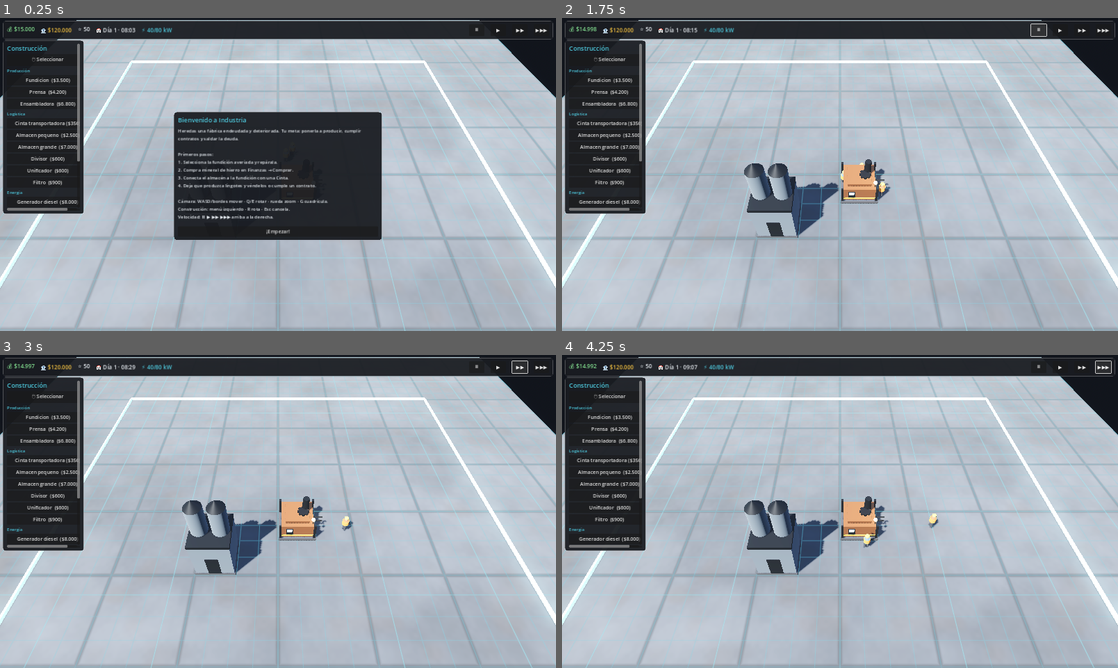
Above: before the commit, frames 1-4 (two rows, left to right).
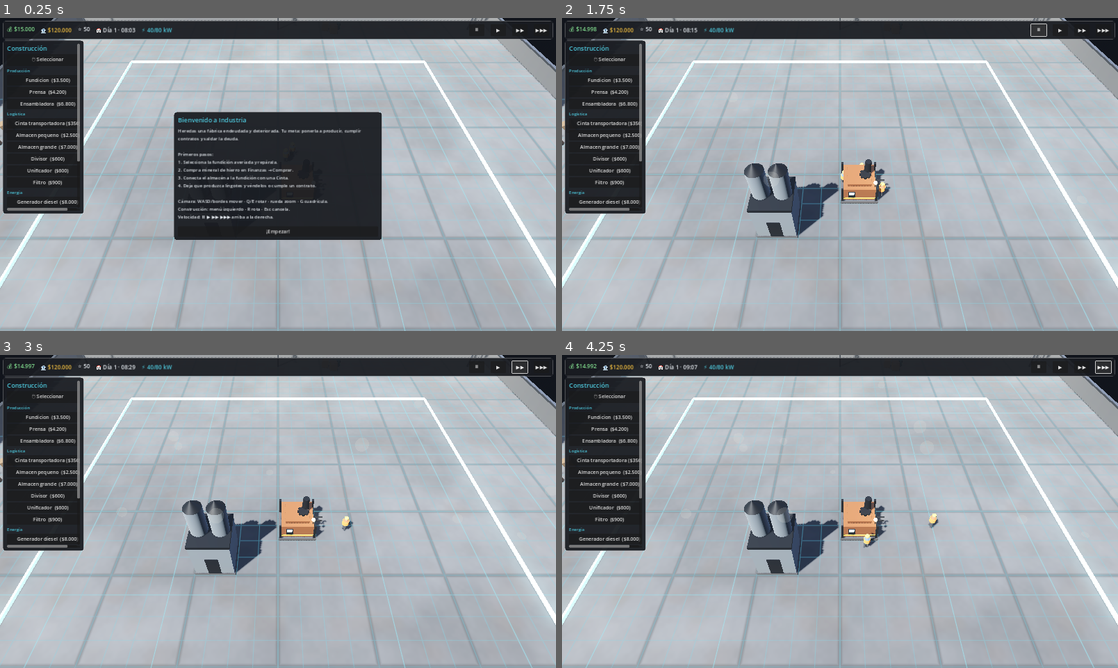
Above: after the commit, the same moments.

Repository: luckyvalentinaguirre-bot/Industria
Game: Godot game, scene res://scenes/main/main.tscn
The game is run twice, just before and just after one commit, with the same random seed, the same clock (stepped at 60 frames per second) and the same inputs.
Inputs:
- Up to frame 1 (0.25 s): no input
- Up to frame 2 (1.75 s): click "¡Empezar!" at 0.5 s; click "⏸" at 1.25 s
- Up to frame 3 (3 s): click "▶" at 2 s; click "▶▶" at 2.75 s
- Up to frame 4 (4.25 s): click "▶▶▶" at 3.5 s

The runs differ from the first frame. In frame 1, 1.6% of the frame differs, in the area x 0-100%, y 0-41%; in frame 2, 1.7%; in frame 3, 1.7%; in frame 4, 1.7%, in the area x 0-100%, y 0-54%.

Commit message:
Atmósfera de planta: muro perimetral, farolas, props, reflejos y polvo
Enriquece el entorno 3D para que la escena se sienta como una planta real.

- Muro perimetral con zócalo y remate metálico en los cuatro lados.
- Farolas industriales con luz omni real (sin sombra, para rendimiento).
- Grupos de props repartidos: cajas de madera y barriles metálicos.
- ReflectionProbe para reflejos realistas en las superficies metálicas.
- Partículas de polvo ambiental muy sutiles sobre la fábrica.

Verificado: import limpio, escena principal sin errores y smoke test 26/26 PASS.

Co-Authored-By: Claude Opus 4.8 <noreply@anthropic.com>
Claude-Session: https://claude.ai/code/session_01ETPkQhicRLbwGdXtkPoigV

Diff:
--- a/scripts/world/world_manager.gd
+++ b/scripts/world/world_manager.gd
@@ -27,6 +27,7 @@
 	_setup_lighting()
 	_setup_ground()
 	_setup_containers()
+	_setup_props()
 	_setup_build_controller()
 	# La cuadrícula se autoconstruye en su propio _ready().
 	# Registrar el mundo en GameManager antes de arrancar la partida.
@@ -168,6 +169,142 @@
 	col.position = Vector3(0, -0.1, 0)
 	body.add_child(col)
 	_ground.add_child(body)
+
+# --- Decoración de entorno / atmósfera --------------------------------------
+func _setup_props() -> void:
+	var props := Node3D.new()
+	props.name = "Props"
+	add_child(props)
+	var ext: float = GameState.grid_size.x * GameState.CELL_SIZE * 0.5   # 40
+
+	var mat_wall := _simple(Color(0.28, 0.29, 0.31), 0.9, 0.0)
+	var mat_metal := _simple(Color(0.2, 0.21, 0.23), 0.5, 0.8)
+	var mat_crate := _simple(Color(0.45, 0.33, 0.19), 0.8, 0.0)
+	var mat_barrel := _simple(Color(0.2, 0.45, 0.55), 0.5, 0.4)
+	var mat_barrel2 := _simple(Color(0.6, 0.4, 0.15), 0.5, 0.4)
+
+	# Muro perimetral (4 lados) con zócalo y remate metálico.
+	for side in range(4):
+		var horizontal := side < 2
+		var sign := 1.0 if (side % 2 == 0) else -1.0
+		var wall := _pbox(props, Vector3(ext * 2.0 if horizontal else 0.4, 2.6, 0.4 if horizontal else ext * 2.0),
+			Vector3(0 if horizontal else sign * ext, 1.3, sign * ext if horizontal else 0), mat_wall)
+		var cap := _pbox(props, Vector3(ext * 2.0 if horizontal else 0.5, 0.25, 0.5 if horizontal else ext * 2.0),
+			Vector3(0 if horizontal else sign * ext, 2.65, sign * ext if horizontal else 0), mat_metal)
+
+	# Farolas industriales con luz real (sin sombra, para rendimiento).
+	var lamp_positions := [
+		Vector3(-ext + 4, 0, -ext + 4), Vector3(ext - 4, 0, -ext + 4),
+		Vector3(-ext + 4, 0, ext - 4), Vector3(ext - 4, 0, ext - 4),
+		Vector3(0, 0, -ext + 4), Vector3(0, 0, ext - 4),
+	]
+	for p in lamp_positions:
+		_light_pole(props, p, mat_metal)
+
+	# Grupos de props (cajas y barriles) repartidos por el perímetro.
+	var clusters := [
+		Vector3(-ext + 6, 0, -6), Vector3(ext - 6, 0, 8),
+		Vector3(-8, 0, ext - 6), Vector3(10, 0, -ext + 6),
+	]
+	var rng := RandomNumberGenerator.new()
+	rng.seed = 1337
+	for c in clusters:
+		for i in range(4):
+			var off := Vector3(rng.randf_range(-2.5, 2.5), 0, rng.randf_range(-2.5, 2.5))
+			if rng.randf() < 0.5:
+				var s := rng.randf_range(0.8, 1.3)
+				var crate := _pbox(props, Vector3(s, s, s), c + off + Vector3(0, s * 0.5, 0), mat_crate)
+				crate.rotation.y = rng.randf_range(0, TAU)
+			else:
+				var bm := mat_barrel if rng.randf() < 0.5 else mat_barrel2
+				_pcyl(props, 0.35, 0.35, 1.1, c + off + Vector3(0, 0.55, 0), bm)
+
+	# Sonda de reflejos para dar brillo realista al metal.
+	var probe := ReflectionProbe.new()
+	probe.size = Vector3(ext * 2.2, 30, ext * 2.2)
+	probe.origin_offset = Vector3(0, -10, 0)
+	probe.position = Vector3(0, 12, 0)
+	probe.max_distance = 220.0
+	probe.ambient_mode = ReflectionProbe.AMBIENT_ENVIRONMENT
+	props.add_child(probe)
+
+	# Polvo ambiental muy sutil sobre la fábrica.
+	props.add_child(_make_dust(ext))
+
+func _light_pole(parent: Node3D, base: Vector3, mat: Material) -> void:
+	var pole := _pcyl(parent, 0.12, 0.14, 7.0, base + Vector3(0, 3.5, 0), mat)
+	var arm := _pbox(parent, Vector3(0.12, 0.12, 1.4), base + Vector3(0, 6.8, 0.6), mat)
+	# Lámpara emisiva.
+	var lampmat := StandardMaterial3D.new()
+	lampmat.albedo_color = Color(1.0, 0.95, 0.8)
+	lampmat.emission_enabled = true
+	lampmat.emission = Color(1.0, 0.92, 0.7)
+	lampmat.emission_energy_multiplier = 3.0
+	var head := _pbox(parent, Vector3(0.5, 0.2, 0.5), base + Vector3(0, 6.7, 1.2), lampmat)
+	var light := OmniLight3D.new()
+	light.position = base + Vector3(0, 6.5, 1.2)
+	light.light_energy = 2.5
+	light.omni_range = 22.0
+	light.light_color = Color(1.0, 0.93, 0.78)
+	light.shadow_enabled = false
+	parent.add_child(light)
+
+func _make_dust(ext: float) -> GPUParticles3D:
+	var p := GPUParticles3D.new()
+	p.amount = 60
+	p.lifetime = 8.0
+	p.position = Vector3(0, 6, 0)
+	p.visibility_aabb = AABB(Vector3(-ext, -2, -ext), Vector3(ext * 2, 20, ext * 2))
+	var mat := ParticleProcessMaterial.new()
+	mat.emission_shape = ParticleProcessMaterial.EMISSION_SHAPE_BOX
+	mat.emission_box_extents = Vector3(ext, 8, ext)
+	mat.direction = Vector3(0.2, -0.1, 0)
+	mat.gravity = Vector3.ZERO
+	mat.initial_velocity_min = 0.1
+	mat.initial_velocity_max = 0.4
+	mat.scale_min = 0.02
+	mat.scale_max = 0.06
+	p.process_material = mat
+	var dot := SphereMesh.new()
+	dot.radius = 0.5
+	dot.height = 1.0
+	var dm := StandardMaterial3D.new()
+	dm.albedo_color = Color(0.9, 0.9, 0.85, 0.12)
+	dm.transparency = BaseMaterial3D.TRANSPARENCY_ALPHA
+	dm.shading_mode = BaseMaterial3D.SHADING_MODE_UNSHADED
+	dm.billboard_mode = BaseMaterial3D.BILLBOARD_ENABLED
+	dot.material = dm
+	p.draw_pass_1 = dot
+	return p
+
+func _simple(color: Color, rough: float, metal: float) -> StandardMaterial3D:
+	var m := StandardMaterial3D.new()
+	m.albedo_color = color
+	m.roughness = rough
+	m.metallic = metal
+	return m
+
+func _pbox(parent: Node3D, size: Vector3, pos: Vector3, mat: Material) -> MeshInstance3D:
+	var mi := MeshInstance3D.new()
+	var bm := BoxMesh.new()
+	bm.size = size
+	mi.mesh = bm
+	mi.position = pos
+	mi.material_override = mat
+	parent.add_child(mi)
+	return mi
+
+func _pcyl(parent: Node3D, tr: float, br: float, h: float, pos: Vector3, mat: Material) -> MeshInstance3D:
+	var mi := MeshInstance3D.new()
+	var cm := CylinderMesh.new()
+	cm.top_radius = tr
+	cm.bottom_radius = br
+	cm.height = h
+	mi.mesh = cm
+	mi.position = pos
+	mi.material_override = mat
+	parent.add_child(mi)
+	return mi
 
 func _make_ground_material() -> ShaderMaterial:
 	# Hormigón industrial procedural: manchas, juntas de losa y desgaste.
Not shown, changed: README.md
